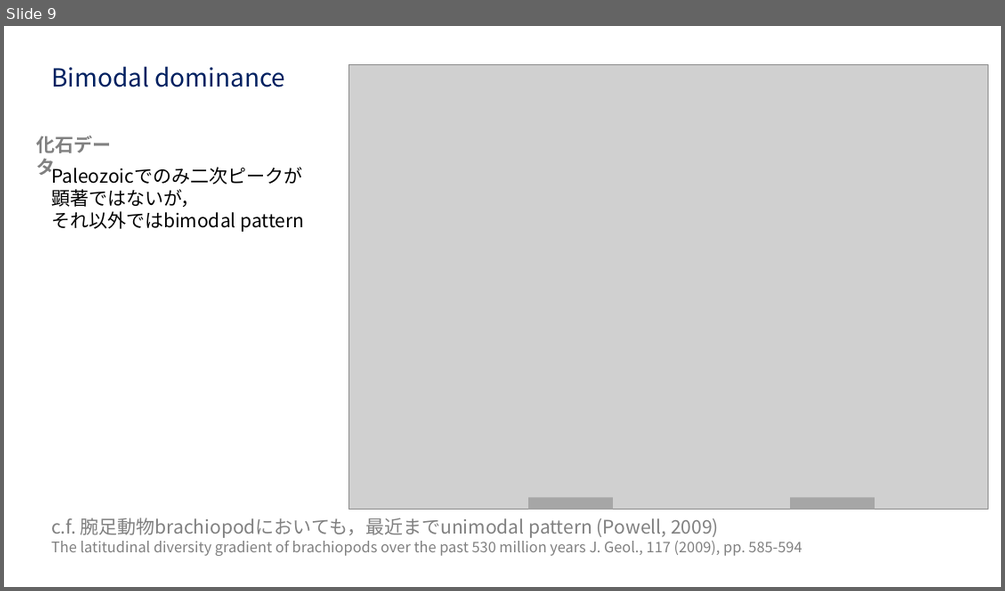
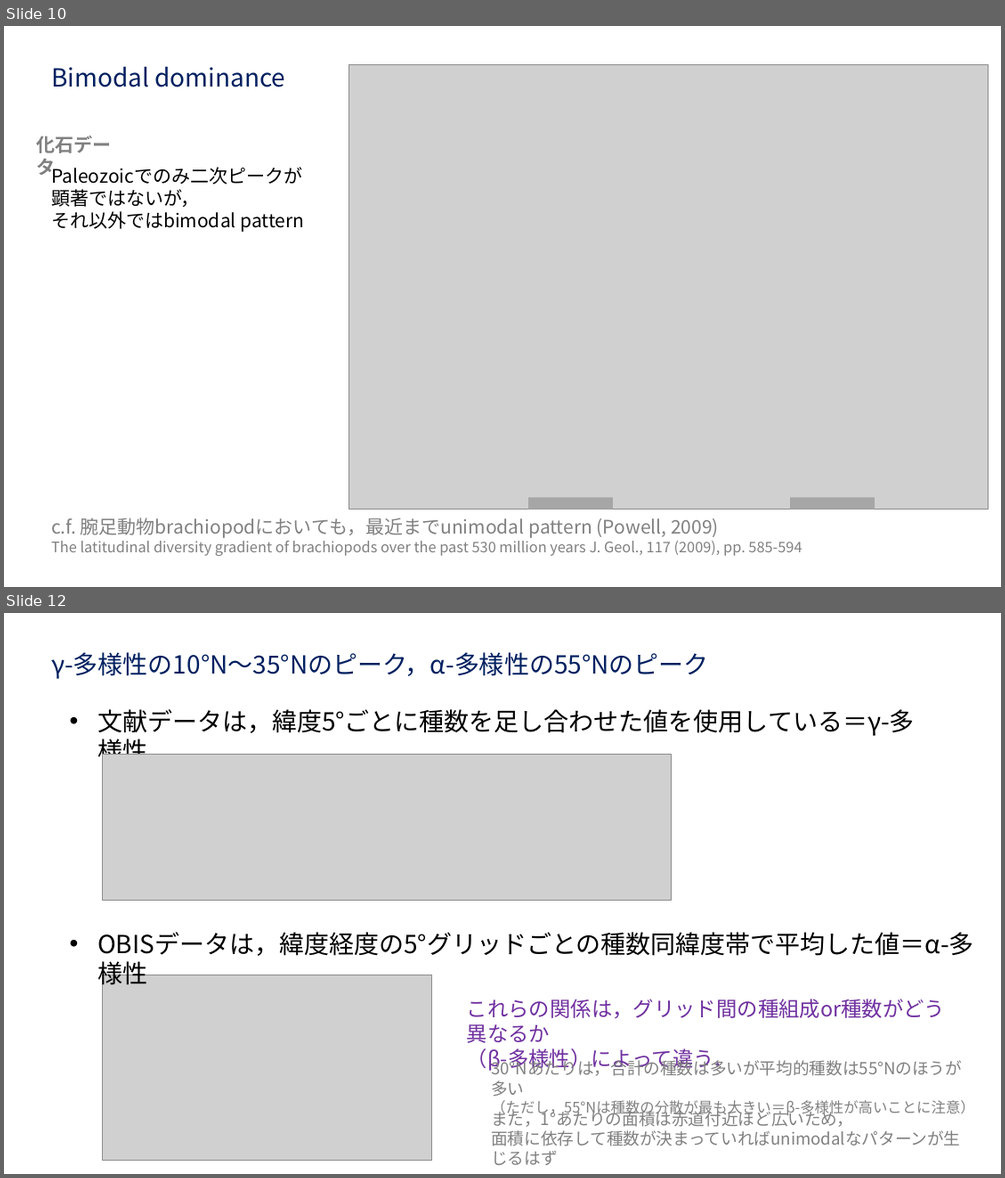
Before and after one commit to anchor200/Ronbun_yomi, a slide deck: data/Images/Chaudhary_etal_2016/Chaudhary_etal_2016.pptx. Shown one above the other, each under a label of ours: slide 9 before the commit, slides 10 and 12 after it; the slides between them are not shown. The pictures are 1005x591 and 1005x1178 pixels, drawn with LibreOffice and Linux fonts; fonts in the diff are those of the drawing; grey boxes stand for pictures. Boxes give left, top, right and bottom in pixels: in the first picture for what was removed or moved away, otherwise in the second. Text is boxed around its words. In the diff, an @@ line names an element or a change of style, - is before the commit and + after.

```diff
--- a/data/Images/Chaudhary_etal_2016/Chaudhary_etal_2016.pptx
+++ b/data/Images/Chaudhary_etal_2016/Chaudhary_etal_2016.pptx
@@ slide 12 added at bbox=[4, 613, 1001, 1174], background #FFFFFF @@
@@ text added at bbox=[51, 652, 709, 679], 24 pt, text #002060 @@
+γ-多様性の10°N〜35°Nのピーク，α-多様性の55°Nのピーク
@@ text added at bbox=[97, 709, 914, 736], 24 pt, text #000000 @@
+• 文献データは，緯度5°ごとに種数を足し合わせた値を使用している＝γ-多様性
@@ picture added at bbox=[103, 755, 671, 900] @@
@@ text added at bbox=[97, 932, 974, 956], 24 pt, text #000000 @@
+• OBISデータは，緯度経度の5°グリッドごとの種数同緯度帯で平均した値＝α-多様性
@@ picture added at bbox=[103, 975, 432, 1160] @@
@@ text added at bbox=[467, 998, 946, 1071], 20 pt, text #7030A0 @@
+これらの関係は，グリッド間の種組成or種数がどう異なるか
+（β-多様性）によって違う．
@@ text added at bbox=[491, 1057, 974, 1117], 14 pt, text #808080 @@
+30°Nあたりは，合計の種数は多いが平均的種数は55°Nのほうが多い
+（ただし，55°Nは種数の分散が最も大きい＝β-多様性が高いことに注意）
@@ text added at bbox=[491, 1107, 960, 1146], 16 pt, text #808080 @@
+また，1°あたりの面積は赤道付近ほど広いため，
+面積に依存して種数が決まっていればunimodalなパターンが生じるはず
@@ what was slide 9 is now slide 10 @@
```
Also in this commit, not shown: 4 slides changed, 6 other slides added, 1 slide removed, 28 other files.
